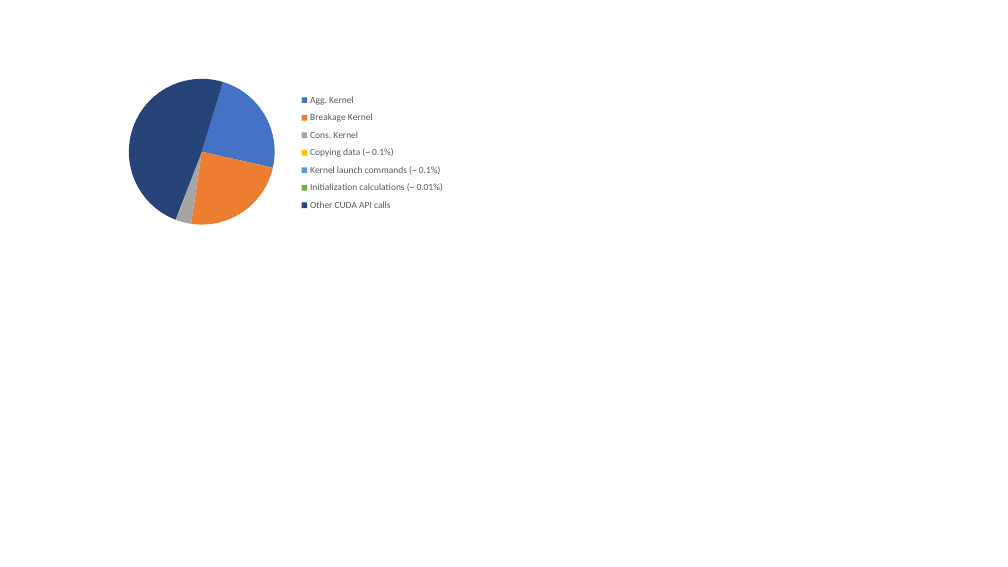
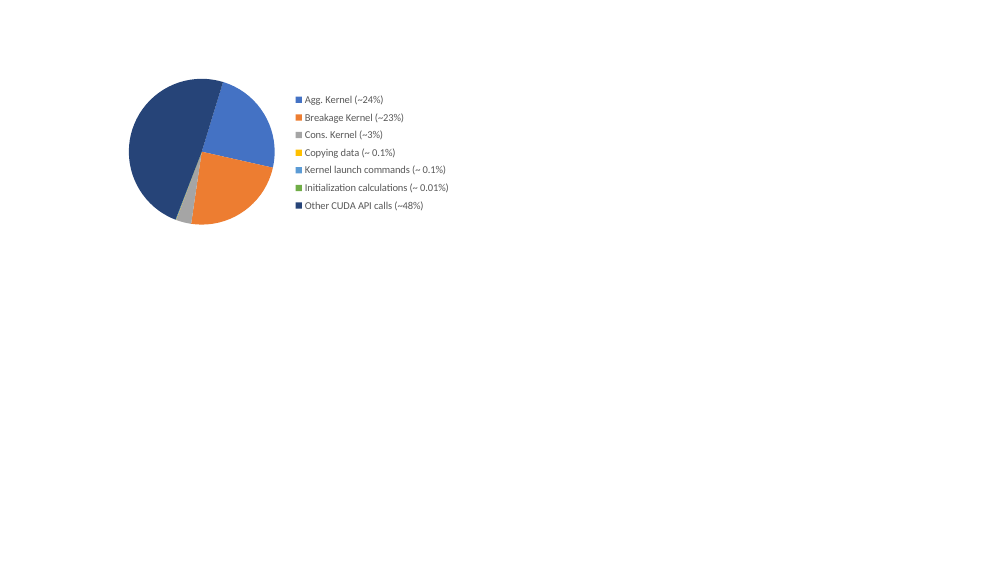
Before and after one commit to ChaiSam/pbmOnGPUs, a slide deck: slide 5 of paper/Figures/All GPU PBM diagrams.pptx. Drawn at 1008x567 pixels with LibreOffice and Linux fonts; fonts in the diff are those of the drawing. Boxes give left, top, right and bottom in pixels: in the first picture for what was removed or moved away, otherwise in the second. Text is boxed around its words. In the diff, an @@ line names an element or a change of style, - is before the commit and + after.

```diff
--- a/paper/Figures/All GPU PBM diagrams.pptx
+++ b/paper/Figures/All GPU PBM diagrams.pptx
@@ pie chart at box(96, 48, 498, 274) @@
-categories: Agg. Kernel, Breakage Kernel, Cons. Kernel, Copying data (~ 0.1%), Kernel launch commands (~ 0.1%), Initialization calculations (~ 0.01%), Other CUDA API calls
+categories: Agg. Kernel (~24%), Breakage Kernel (~23%), Cons. Kernel (~3%), Copying data (~ 0.1%), Kernel launch commands (~ 0.1%), Initialization calculations (~ 0.01%), Other CUDA API calls (~48%)
@@ legend changed @@
```
Also in this commit, not shown: 1 slide added, 1 slide removed, 5 other files.
